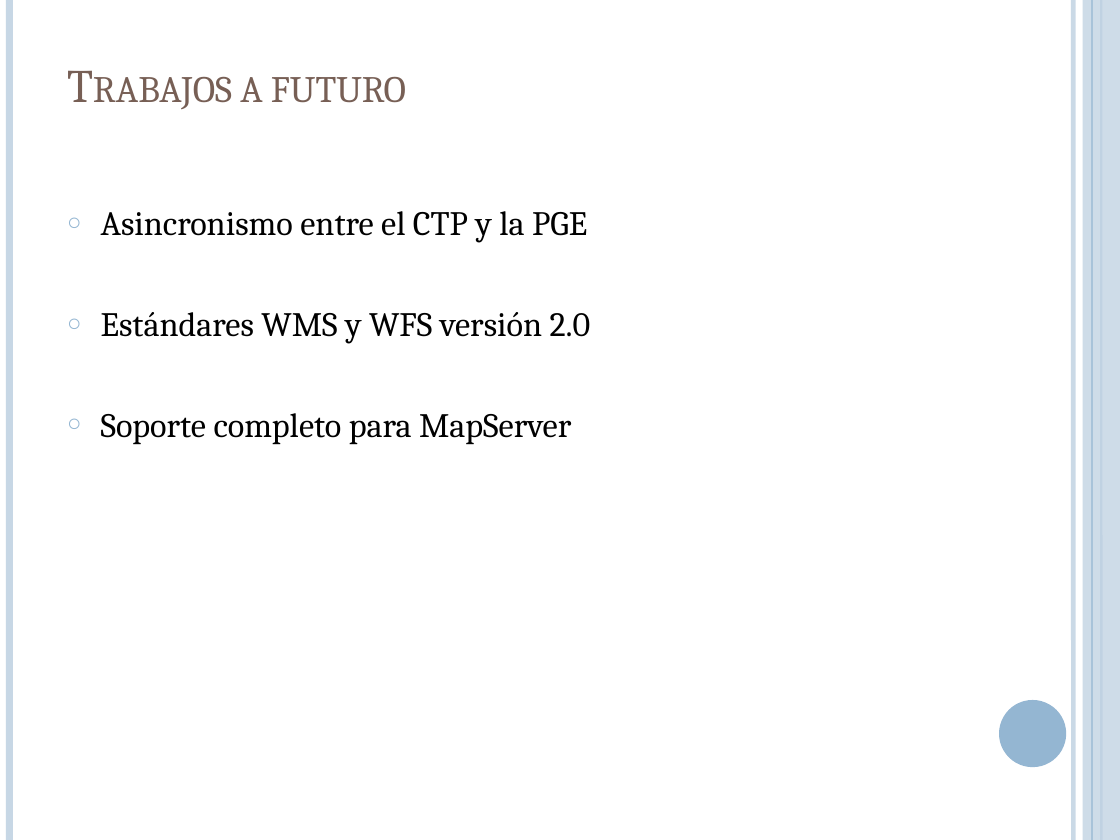
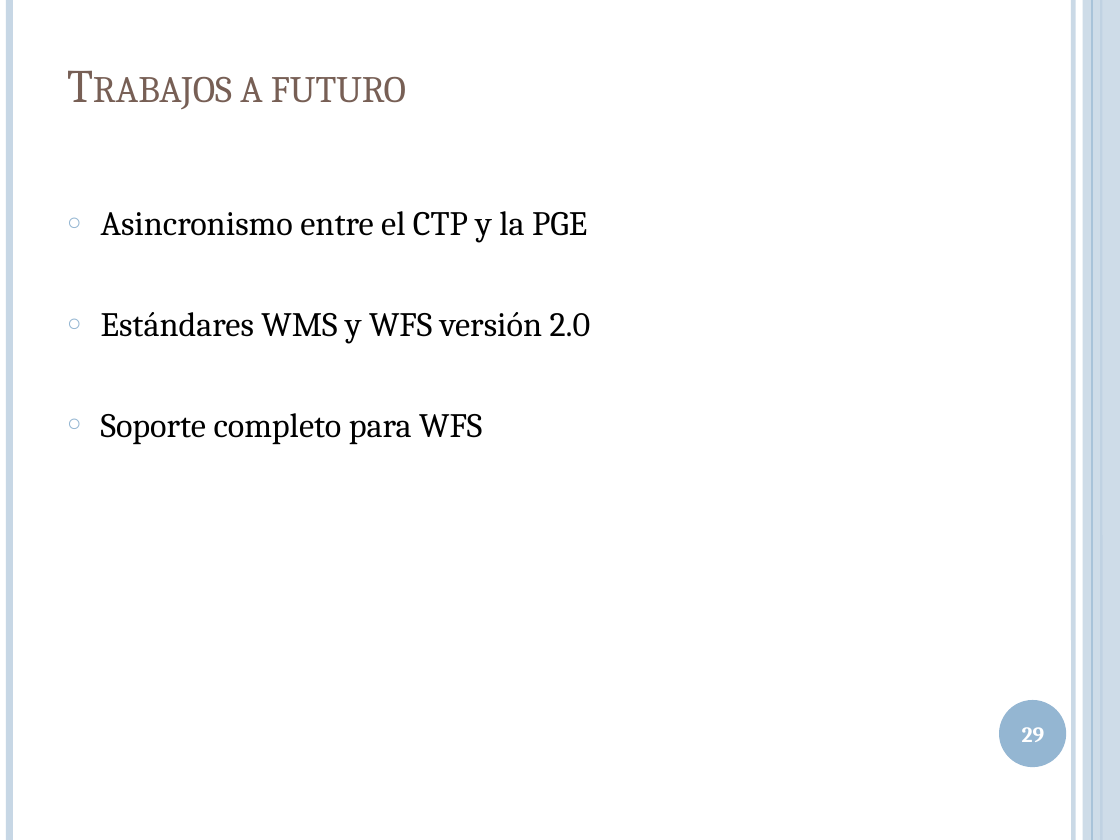
Before and after one commit to lcpaso1/integracion-gis-pge, a slide deck: slide 29 of Presentacion.pptx (slide 28 before the commit). Drawn at 1120x840 pixels with LibreOffice and Linux fonts; fonts in the diff are those of the drawing. Boxes give left, top, right and bottom in pixels: in the first picture for what was removed or moved away, otherwise in the second. Text is boxed around its words. In the diff, an @@ line names an element or a change of style, - is before the commit and + after.

```diff
--- a/Presentacion.pptx
+++ b/Presentacion.pptx
@@ text at <box>101,413,482,444</box>: text changed @@
-○ Soporte completo para MapServer
+○ Soporte completo para WFS
@@ page number added at <box>1022,727,1045,742</box>, 14 pt, text #FFFFFF, bold @@
+29
```
Also in this commit, not shown: 24 other slides changed, 5 slides added, 4 slides removed.
